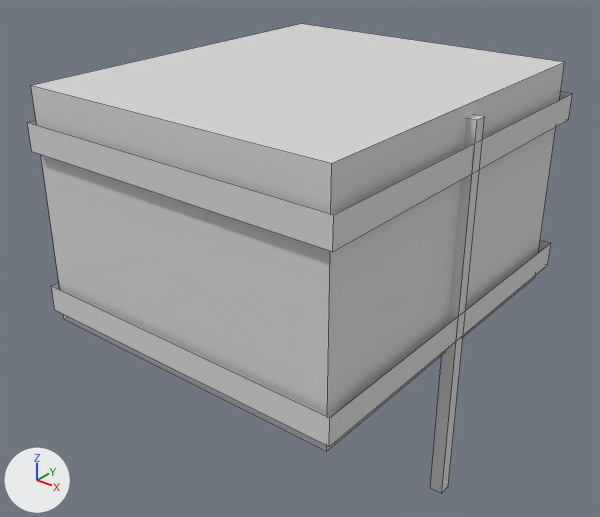
Renders of the FBX model linajes/arte/exports/civiles/arriba/RemeraEstampa/LeftUpperArm_C1.fbx from each side of a commit.
Rendered twice from a camera (50 mm lens) standing at (3.063, -1.944, 4.858) and looking at (1.524, -0.02, 3.665). The axes (+X, +Y, +Z) are drawn at lower left. The lights are the same throughout. The picture after the commit comes second. Mesh edges are drawn as thin lines. Where no turn or scale is listed for an object, it has been applied to the vertices.

Names of what the first picture shows: 'Civ_RemeraEstampa_LeftUpperArm_C1'.
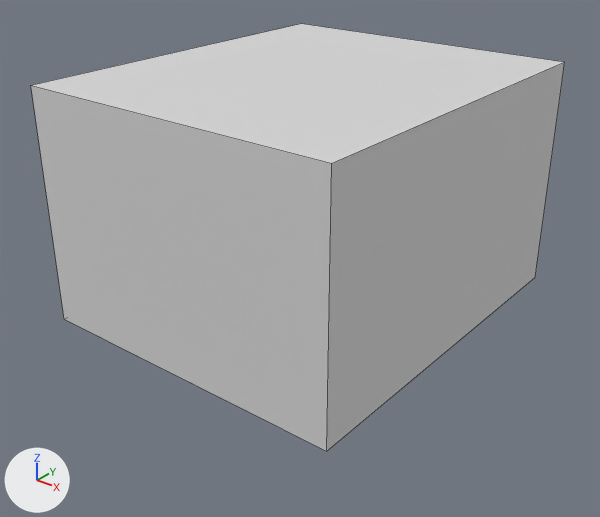
Changed parts and their boxes [x1, y1, x2, y2] in the pictures (600 x 517 px):
'Civ_RemeraEstampa_LeftUpperArm_C1', reshaped (9% shorter): before [27, 24, 573, 493]; after [31, 24, 565, 451]
part 1 of me_civ_remeraestampa_leftupperarm_c1, deleted: before [27, 91, 573, 252]
part 2 of me_civ_remeraestampa_leftupperarm_c1, deleted: before [430, 114, 485, 493]
part 3 of me_civ_remeraestampa_leftupperarm_c1, deleted: before [51, 240, 551, 446]

Edits to the bpy script that builds the scene:
```text
Change me_civ_remeraestampa_leftupperarm_c1:
    used by ob_civ_remeraestampa_leftupperarm_c1; location = (0.0, 0.0, 0.0)
    remove me_civ_remeraestampa_leftupperarm_c1.from_pydata(...)  # 32 vertices, 20 faces; spans x 1.029..2.112, y -0.637..0.637, z 2.999..4.277
    add me_civ_remeraestampa_leftupperarm_c1.from_pydata(...)  # 8 vertices, 6 faces; spans x 1.029..2.08, y -0.608..0.608, z 3.522..4.277
    me_civ_remeraestampa_leftupperarm_c1 part 1: the loose piece of 8 vertices spanning x 1.029..2.108, y -0.637..0.637, z 4.091..4.177 is deleted
    me_civ_remeraestampa_leftupperarm_c1 part 2: the loose piece of 8 vertices spanning x 2.069..2.112, y -0.021..0.021, z 2.999..4.241 is deleted
    me_civ_remeraestampa_leftupperarm_c1 part 3: the loose piece of 8 vertices spanning x 1.029..2.108, y -0.637..0.637, z 3.569..3.654 is deleted
```
